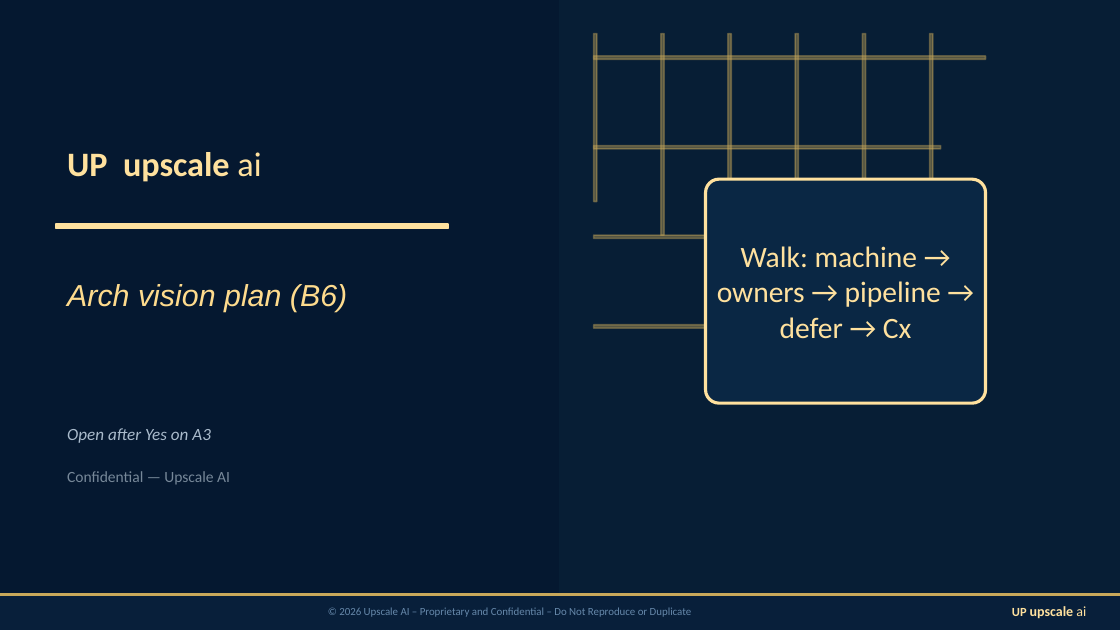
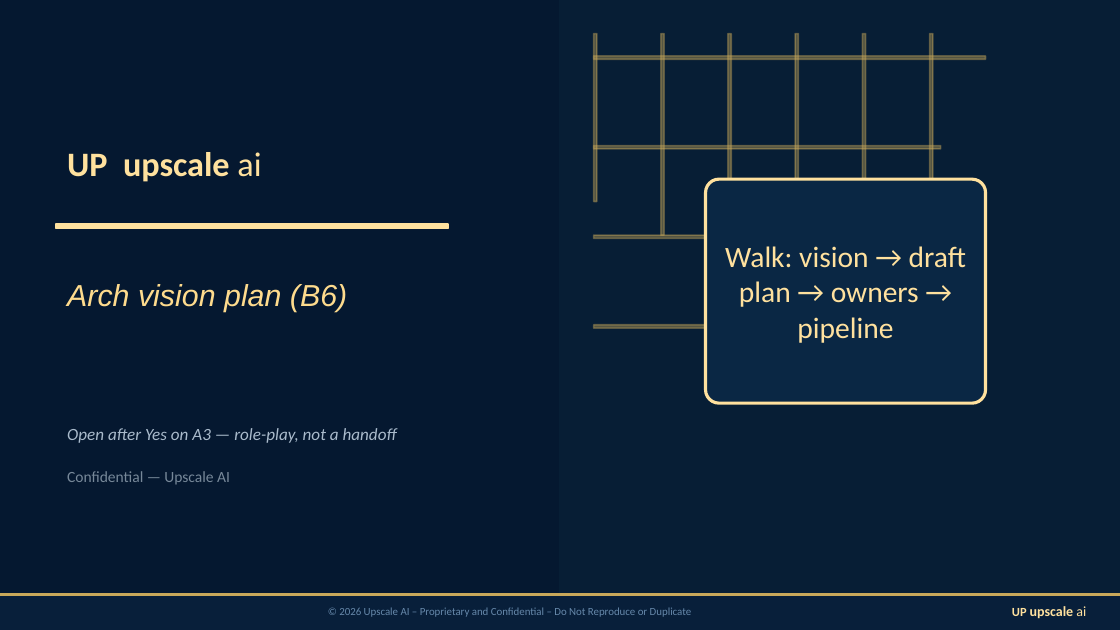
Before and after one commit to upscale-ai-network/agent-template, a slide deck: slide 1 of dt100/manager-arch-vision-b6.pptx. Drawn at 1120x630 pixels with LibreOffice and Linux fonts; fonts in the diff are those of the drawing. Boxes give left, top, right and bottom in pixels: in the first picture for what was removed or moved away, otherwise in the second. Text is boxed around its words. In the diff, an @@ line names an element or a change of style, - is before the commit and + after.

```diff
--- a/dt100/manager-arch-vision-b6.pptx
+++ b/dt100/manager-arch-vision-b6.pptx
@@ text at [725, 246, 966, 343]: text changed @@
-Walk: machine → owners → pipeline → defer → Cx
+Walk: vision → draft plan → owners → pipeline
@@ text at [67, 428, 397, 443]: text changed @@
-Open after Yes on A3
+Open after Yes on A3 — role-play, not a handoff
```
Also in this commit, not shown: 3 other slides changed, 15 other files.
